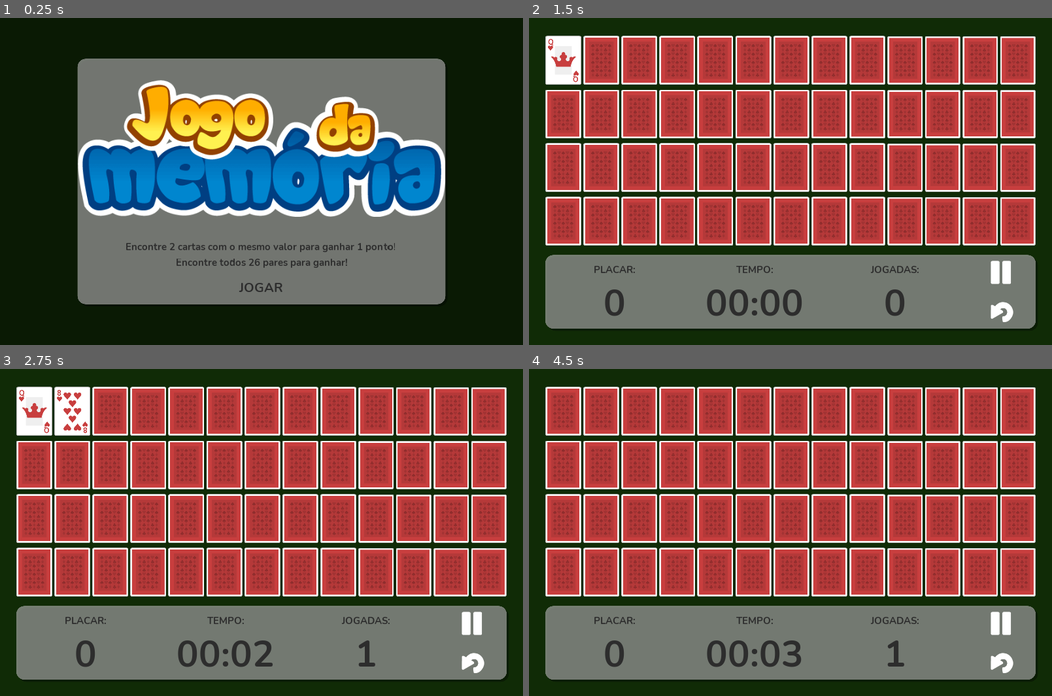
Above: before the commit, frames 1-4 (two rows, left to right).
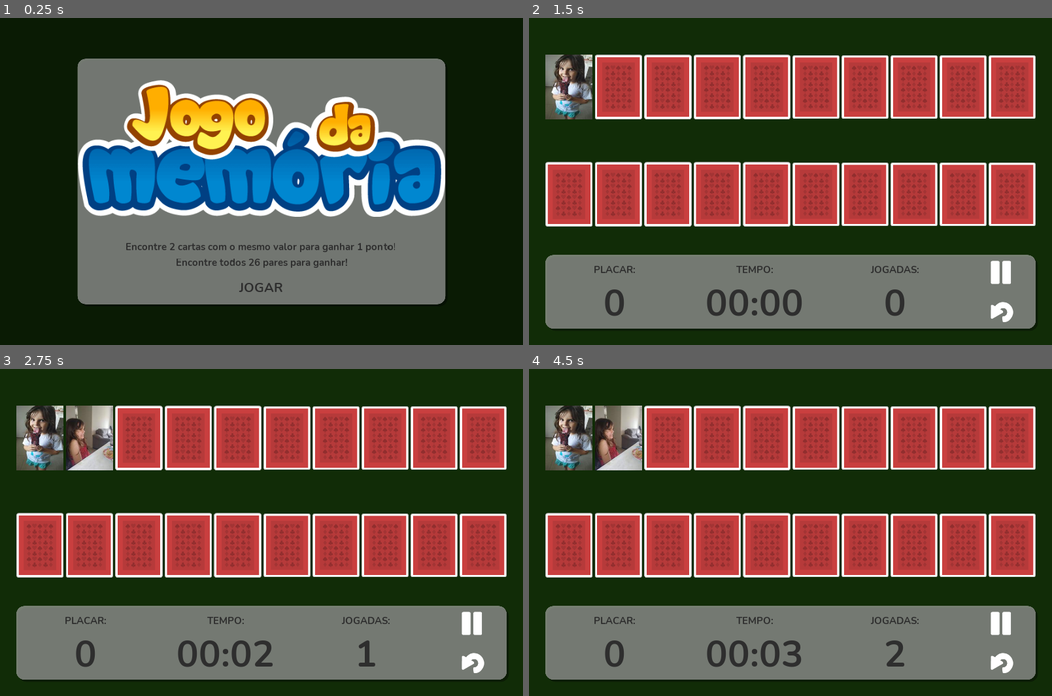
Above: after the commit, the same moments.

Repository: dpensky/godot-pairs
Game: Godot game, scene res://Game.tscn
Two runs of this game, one before a commit and one after it. Both use one fixed random seed, a clock stepped at 60 frames per second and the inputs below.
Inputs (mouse positions are in pixels of both pictures, inside the frame that each line leads up to):
- Up to frame 1 (0.25 s): no input
- Up to frame 2 (1.5 s): click "JOGAR" at 0.5 s; click (565, 60) at 1.27 s
- Up to frame 3 (2.75 s): click (73, 411) at 2.02 s
- Up to frame 4 (4.5 s): click (638, 411) at 2.77 s; click (570, 437) at 3.52 s; click (617, 437) at 4.27 s

The runs differ from the first frame. In frame 2, 42% of the frame differs, in the area x 3-97%, y 5-70%; in frame 3, 43%; in frame 4, 43%, in the area x 3-97%, y 5-91%.

Commit message:
novas imagens das fotos

Diff:
--- a/Card.gd
+++ b/Card.gd
@@ -11,7 +11,7 @@
 func _init(_suit, _value):
 	suit = _suit
 	value = _value
-	face = load("res://assets/cards/card-" + str(suit) + "-" + str(value) + ".png")
+	face = load("res://assets/cards/card-" + str(suit) + "-" + str(value) + ".jpg")
 	back = card_back
 	set_normal_texture(back)
 
--- a/Game.gd
+++ b/Game.gd
@@ -11,8 +11,8 @@
 var deck = Array()
 var card_back = preload("res://assets/cards/cardBack_red2.png")
 
-const SUITS = 4
-const VALUES = 13
+const SUITS = 2
+const VALUES = 10
 
 # Called when the node enters the scene tree for the first time.
 func _ready():
--- a/Game.tscn
+++ b/Game.tscn
@@ -33,7 +33,7 @@
 margin_bottom = -240.0
 custom_constants/vseparation = 5
 custom_constants/hseparation = 5
-columns = 13
+columns = 10
 __meta__ = {
 "_edit_use_anchors_": false
 }
@@ -57,6 +57,7 @@
 [node name="HUD" parent="." instance=ExtResource( 12 )]
 
 [node name="PopUp" parent="." instance=ExtResource( 2 )]
+visible = false
 [connection signal="timeout" from="Timer" to="." method="_on_Timer_timeout"]
 [connection signal="pause_resume_pressed" from="HUD" to="." method="_on_HUD_pause_resume_pressed"]
 [connection signal="reset_pressed" from="HUD" to="." method="_on_HUD_reset_pressed"]
--- a/project.godot
+++ b/project.godot
@@ -20,7 +20,7 @@
 
 [application]
 
-config/name="Memory"
+config/name="Memoria"
 run/main_scene="res://Game.tscn"
 config/icon="res://icon.png"
 
@@ -33,4 +33,6 @@
 
 [rendering]
 
+quality/driver/driver_name="GLES2"
+vram_compression/import_etc=true
 environment/default_environment="res://default_env.tres"
Binary file added: assets/cards/card-1-1.jpg
Binary file removed: assets/cards/card-1-1.png
Binary file added: assets/cards/card-1-10.jpg
Binary file removed: assets/cards/card-1-10.png
Binary file added: assets/cards/card-1-11.jpg
Binary file removed: assets/cards/card-1-11.png
Binary file added: assets/cards/card-1-12.jpg
Binary file removed: assets/cards/card-1-12.png
Binary file added: assets/cards/card-1-13.jpg
Binary file removed: assets/cards/card-1-13.png
Binary file added: assets/cards/card-1-2.jpg
Binary file added: assets/cards/card-1-3.jpg
(and 42 more such lines)
